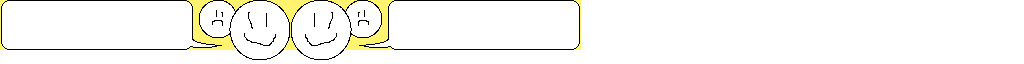
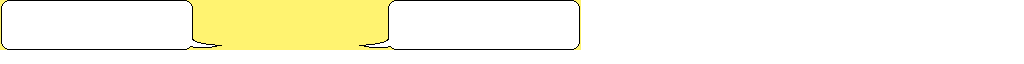
Layer changes from the first 1024x64 image to the second:
painted on "Pasted Layer #1" over (x1=291, y1=0, x2=382, y2=60)
painted on "Layer" over (x1=199, y1=0, x2=290, y2=60)
